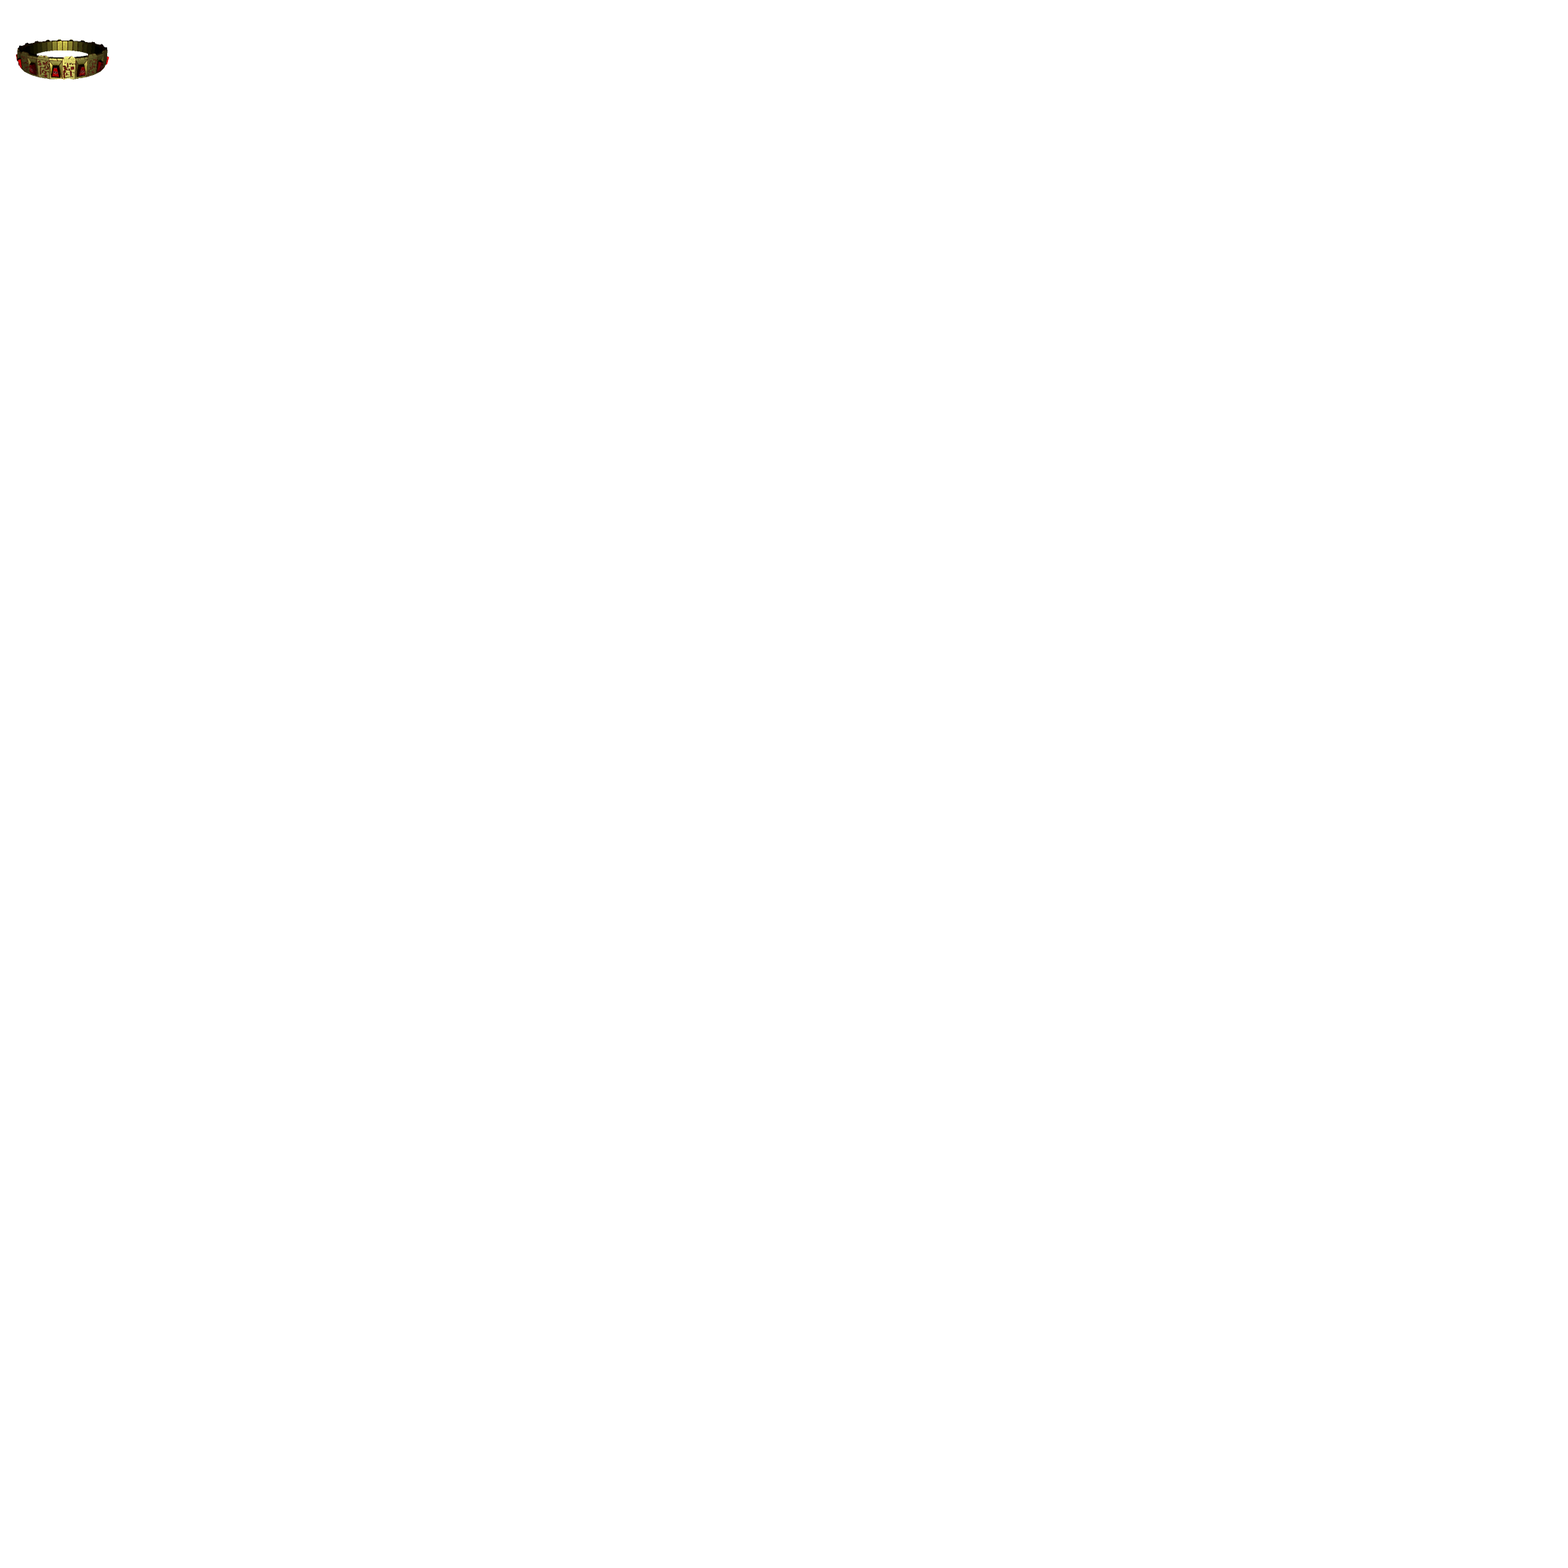
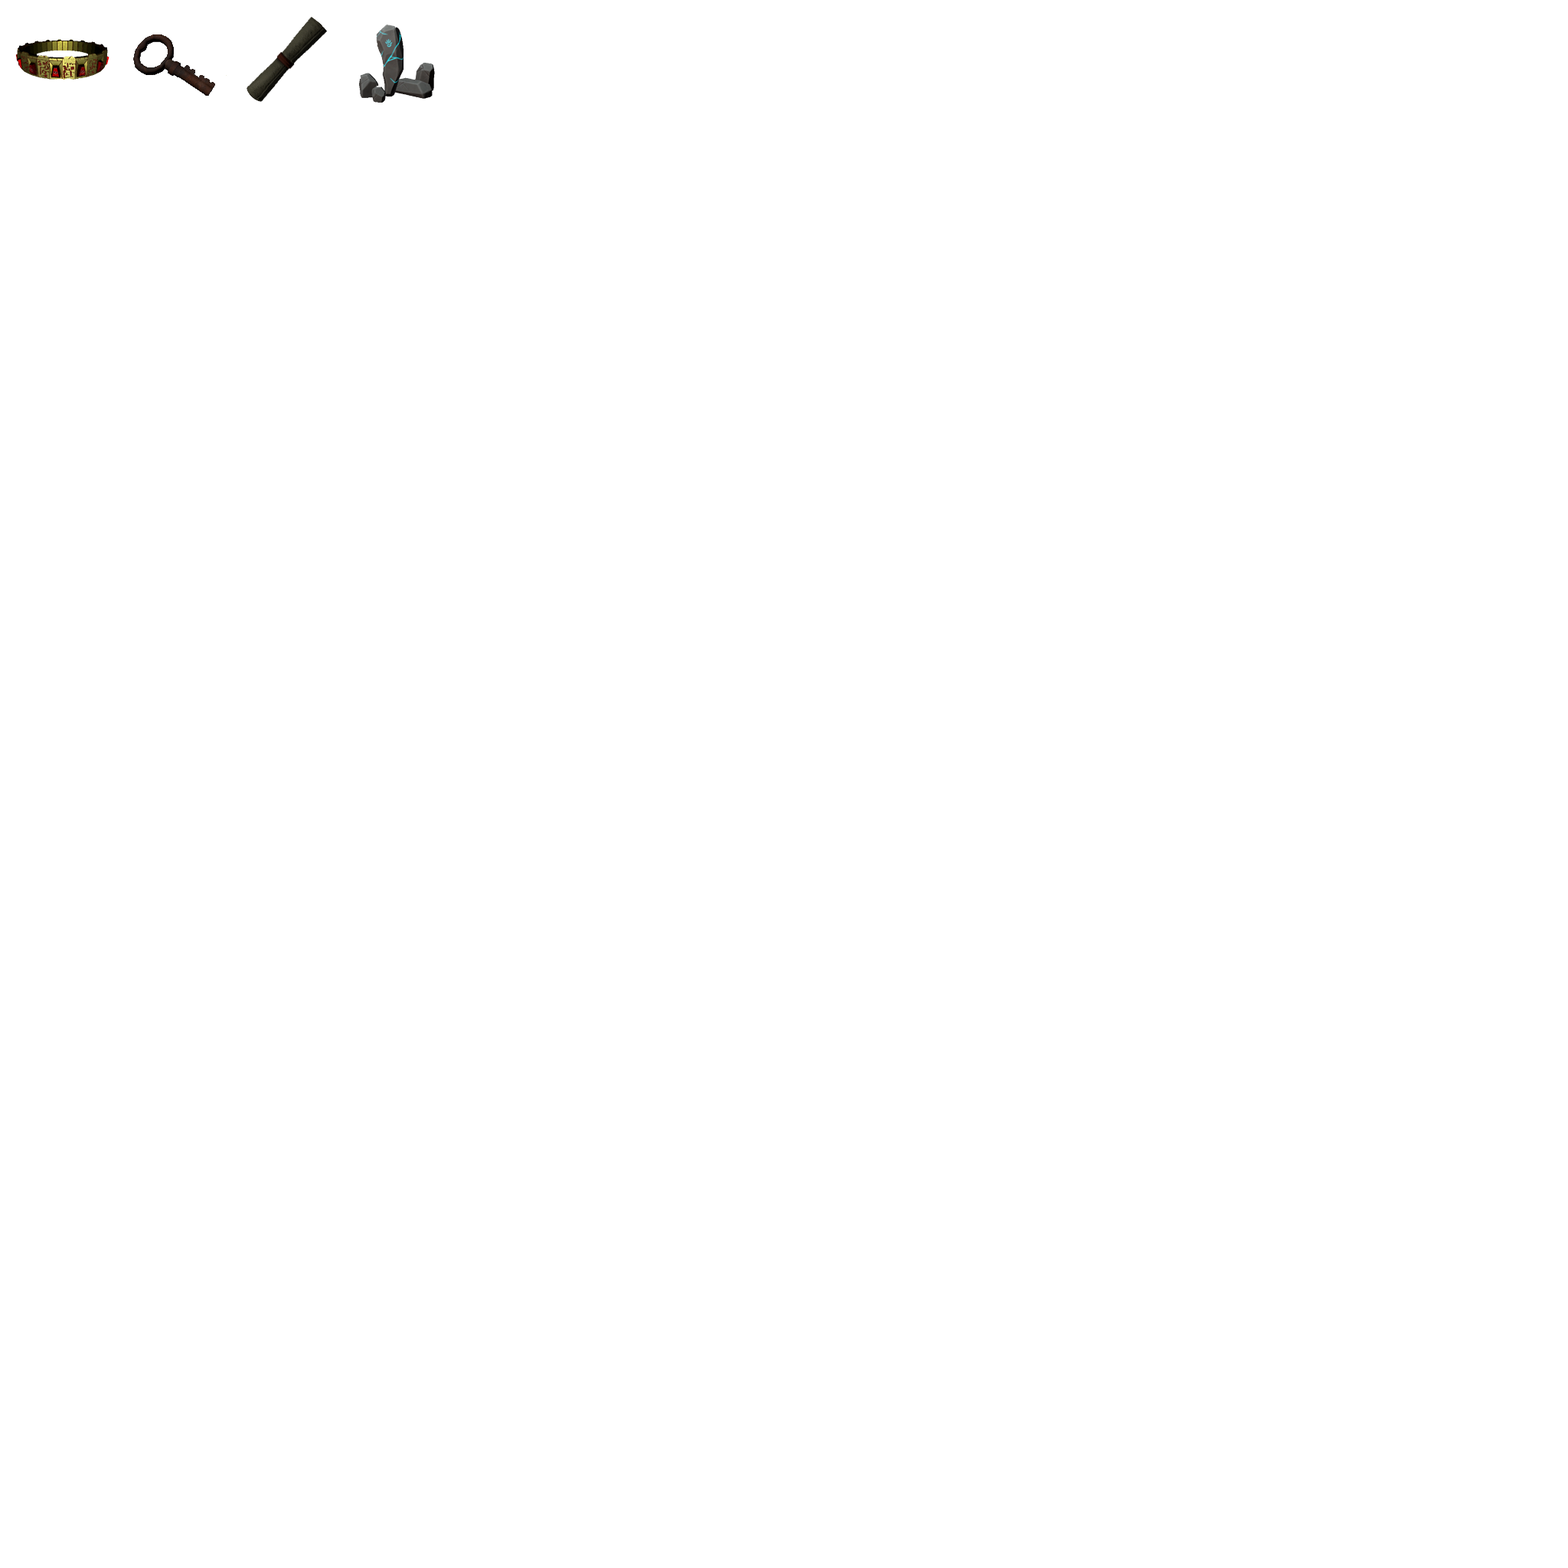
Before/after of a 1568x1568 layered artwork. What changed in the layer stack:
renamed "Layer 2" to "stone", painted on it over bbox(133, 16, 435, 104)